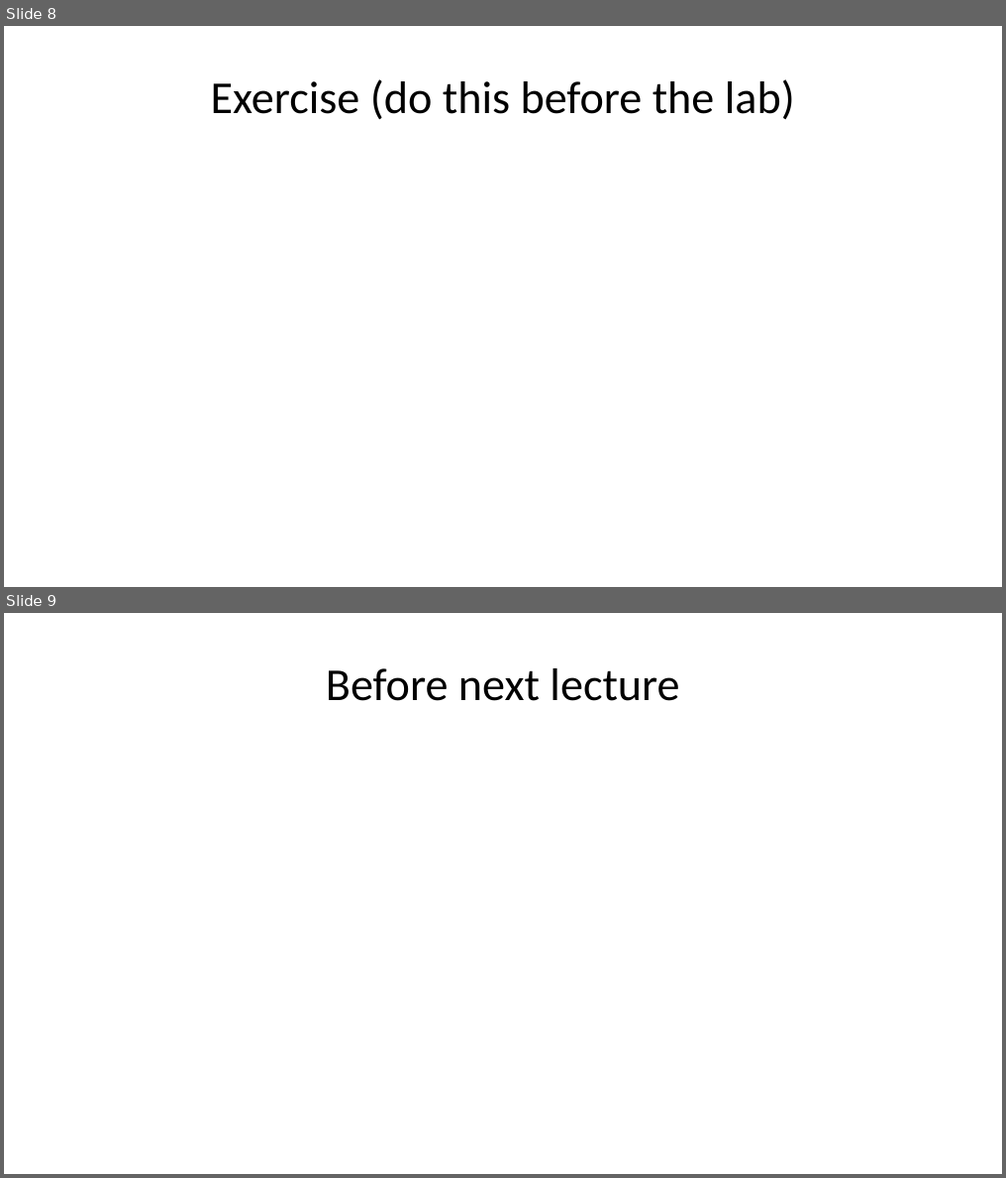
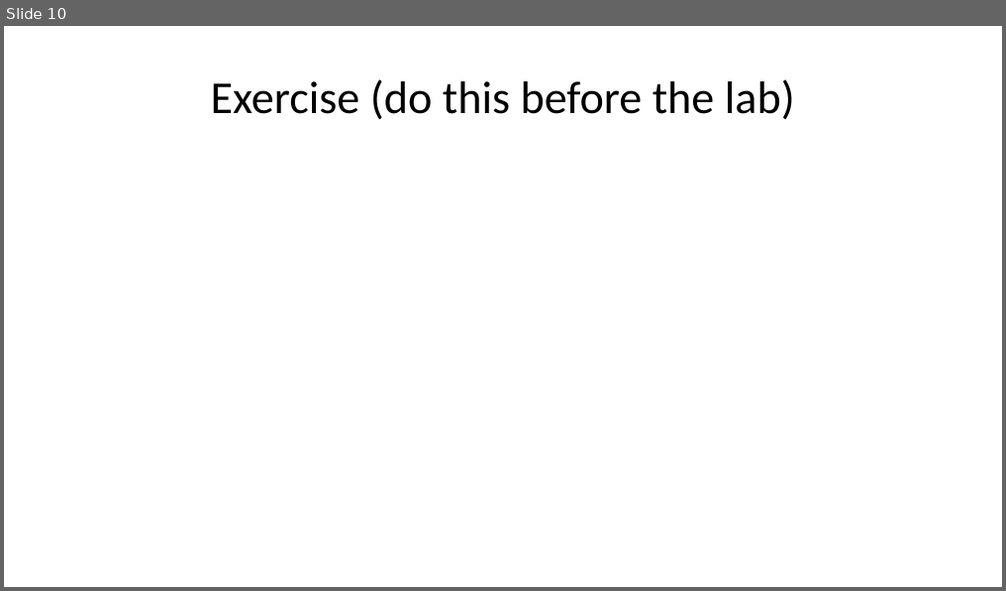
Before and after one commit to inyalala/iitmz-teaching-site, a slide deck: courses/z2005/00-oop-then-algorithms/lecture-2.pptx. Shown one above the other, each under a label of ours: slides 8 and 9 before the commit, slide 10 after it. The pictures are 1006x1178 and 1006x591 pixels, drawn with LibreOffice and Linux fonts; fonts in the diff are those of the drawing. Boxes give left, top, right and bottom in pixels: in the first picture for what was removed or moved away, otherwise in the second. Text is boxed around its words. In the diff, an @@ line names an element or a change of style, - is before the commit and + after.

```diff
--- a/courses/z2005/00-oop-then-algorithms/lecture-2.pptx
+++ b/courses/z2005/00-oop-then-algorithms/lecture-2.pptx
@@ slide 9 removed at (4,613,1002,1174), background #FFFFFF @@
@@ title removed at (326,668,679,701) @@
-Before next lecture
@@ what was slide 8 is now slide 10 @@
```
Also in this commit, not shown: 5 slides added, 25 other files.
